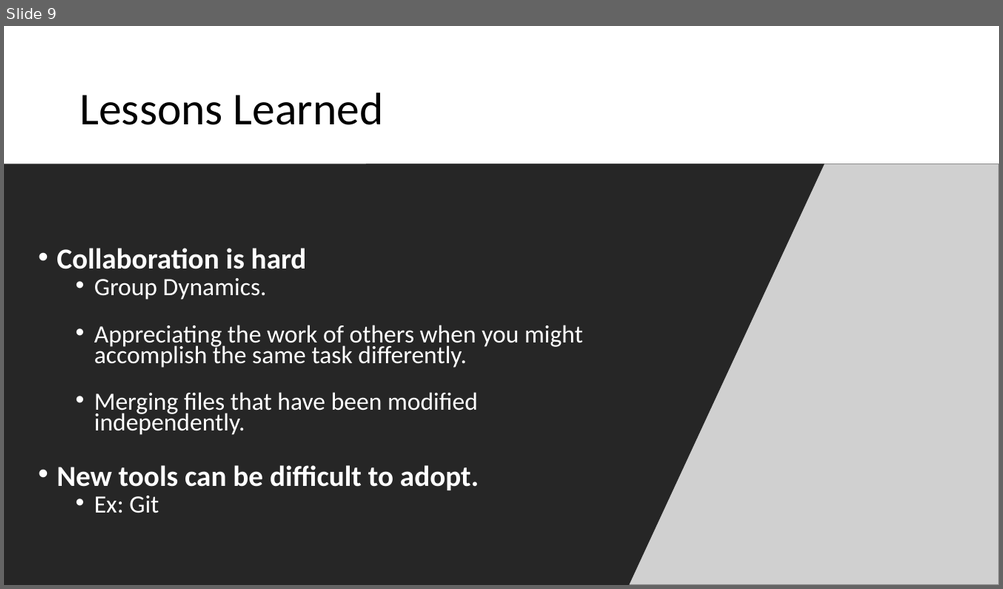
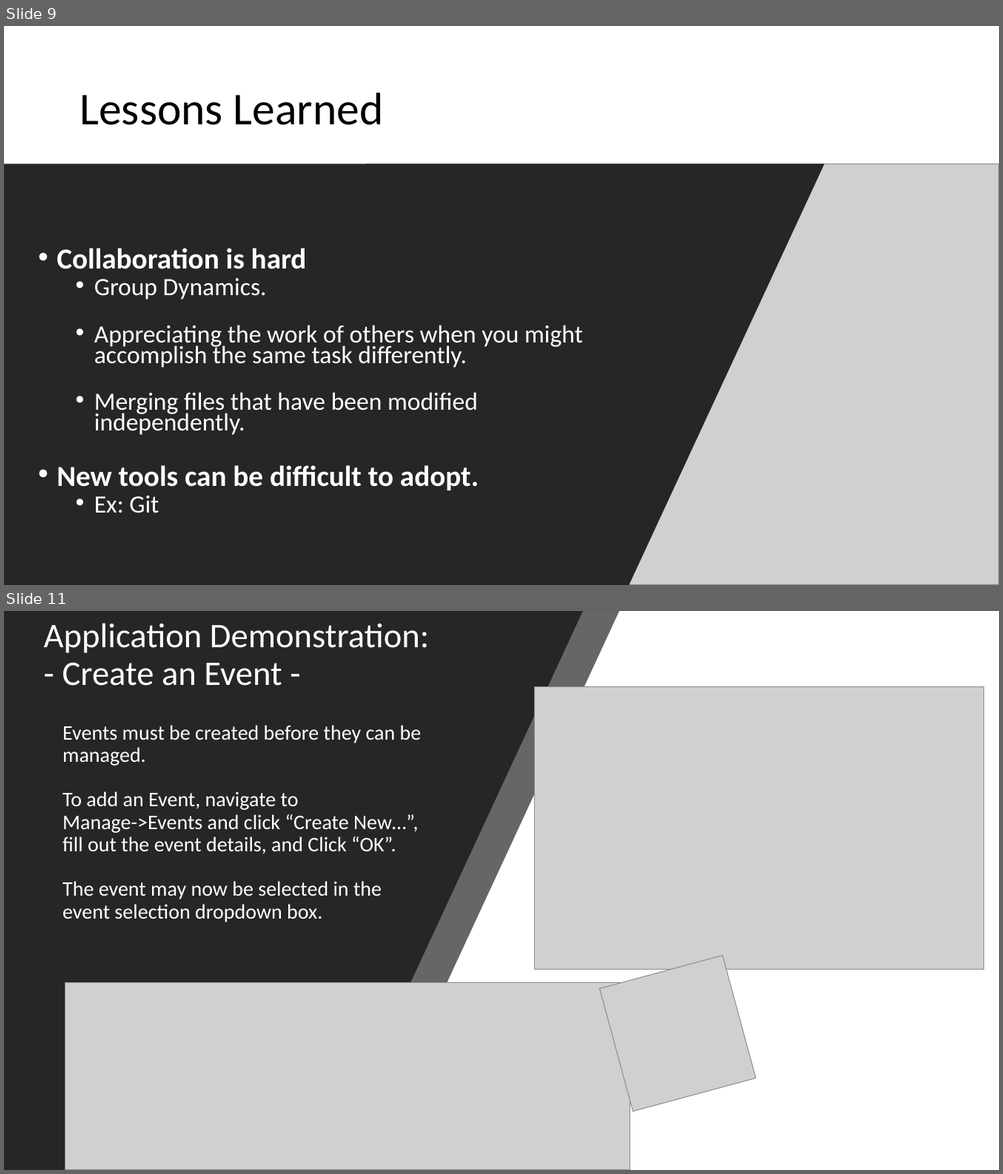
Before and after one commit to dustinfast/TeamPlayTracker, a slide deck: FinalReport/AWGADemo.pptx. Shown one above the other, each under a label of ours: slide 9 before the commit, slides 9 and 11 after it; the slides between them are not shown. The pictures are 1003x589 and 1003x1174 pixels, drawn with LibreOffice and Linux fonts; fonts in the diff are those of the drawing; grey boxes stand for pictures. Boxes give left, top, right and bottom in pixels: in the first picture for what was removed or moved away, otherwise in the second. Text is boxed around its words. In the diff, an @@ line names an element or a change of style, - is before the commit and + after.

```diff
--- a/FinalReport/AWGADemo.pptx
+++ b/FinalReport/AWGADemo.pptx
@@ slide 11 added at (4,611,999,1170), background #FFFFFF @@
@@ freeform shape added at (4,611,620,1170), fill #262626 at 70% opacity @@
@@ freeform shape added at (4,611,583,1170), fill #262626 @@
@@ title added at (44,623,429,686), 33.3 pt, text #FFFFFF @@
+Application Demonstration:
+- Create an Event -
@@ picture added at (535,687,984,970) @@
@@ text added at (62,725,421,923), 20 pt, text #FFFFFF @@
+Events must be created before they can be managed.
+To add an Event, navigate to
+Manage->Events and click “Create New…”, fill out the event details, and Click “OK”.
+The event may now be selected in the event selection dropdown box.
@@ picture added at (600,955,757,1112) @@
@@ picture added at (65,983,631,1170) @@
```
Also in this commit, not shown: 2 slides changed, 5 other slides added, 1 other file.
